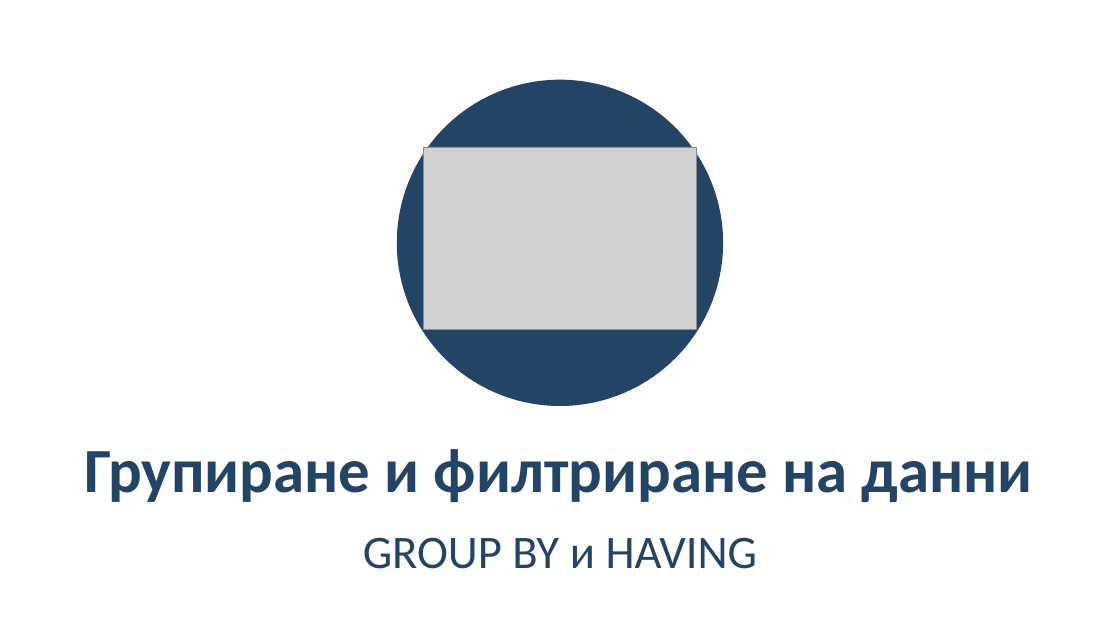
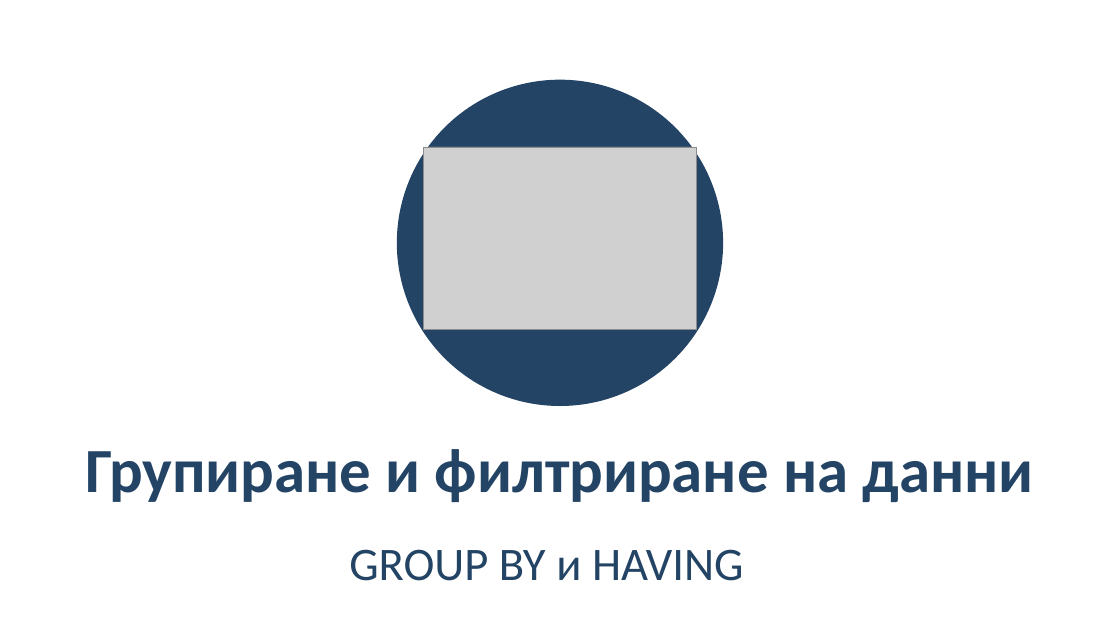
Before and after one commit to Ghostdog02/MSSQL, a slide deck: slide 11 of Theory/11-Group-and-Aggregate-Functions/11-Group-and-Aggregate-Functions.pptx. Drawn at 1120x630 pixels with LibreOffice and Linux fonts; fonts in the diff are those of the drawing; grey boxes stand for pictures. Boxes give left, top, right and bottom in pixels: in the first picture for what was removed or moved away, otherwise in the second. Text is boxed around its words. In the diff, an @@ line names an element or a change of style, - is before the commit and + after.

```diff
--- a/Theory/11-Group-and-Aggregate-Functions/11-Group-and-Aggregate-Functions.pptx
+++ b/Theory/11-Group-and-Aggregate-Functions/11-Group-and-Aggregate-Functions.pptx
@@ subtitle "GROUP BY и HAVING": place and size @@
-subtitle "GROUP BY и HAVING" at [363, 537, 758, 569]
+subtitle "GROUP BY и HAVING" at [349, 549, 744, 581]
```
Also in this commit, not shown: 19 other slides changed, 6 other files.
